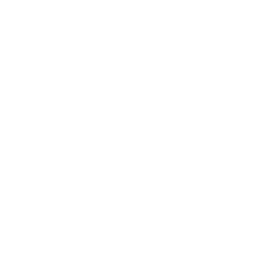
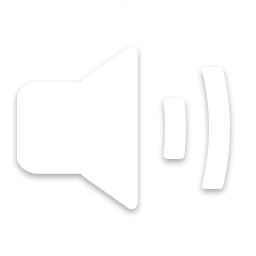
Revision of a layered 256×256 image; what changed, layer by layer:
added group "Group 1" with 6 layers above "Color Fill 1" over bbox(12, 45, 235, 217)
moved "Ellipse 2 copy" into group "Group 1" over bbox(204, 70, 227, 186)
moved "Polygon 3" into group "Group 1" over bbox(86, 52, 122, 204)
moved "Rounded Rectangle 1" into group "Group 1" over bbox(17, 82, 81, 174)
